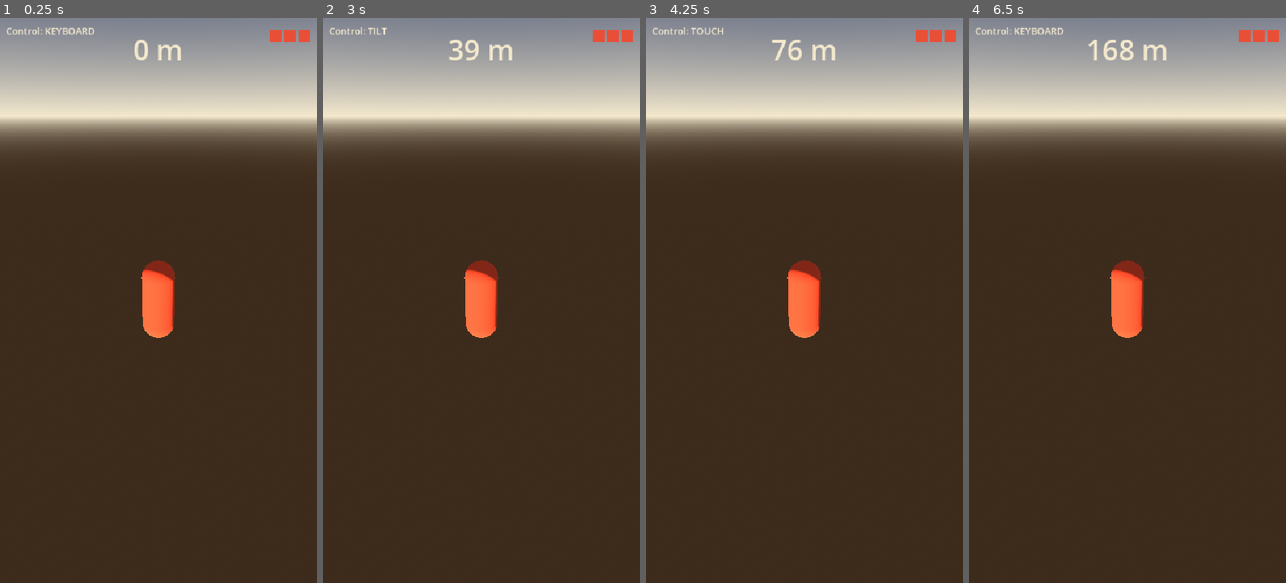
Above: before the commit, frames 1-4 (left to right).
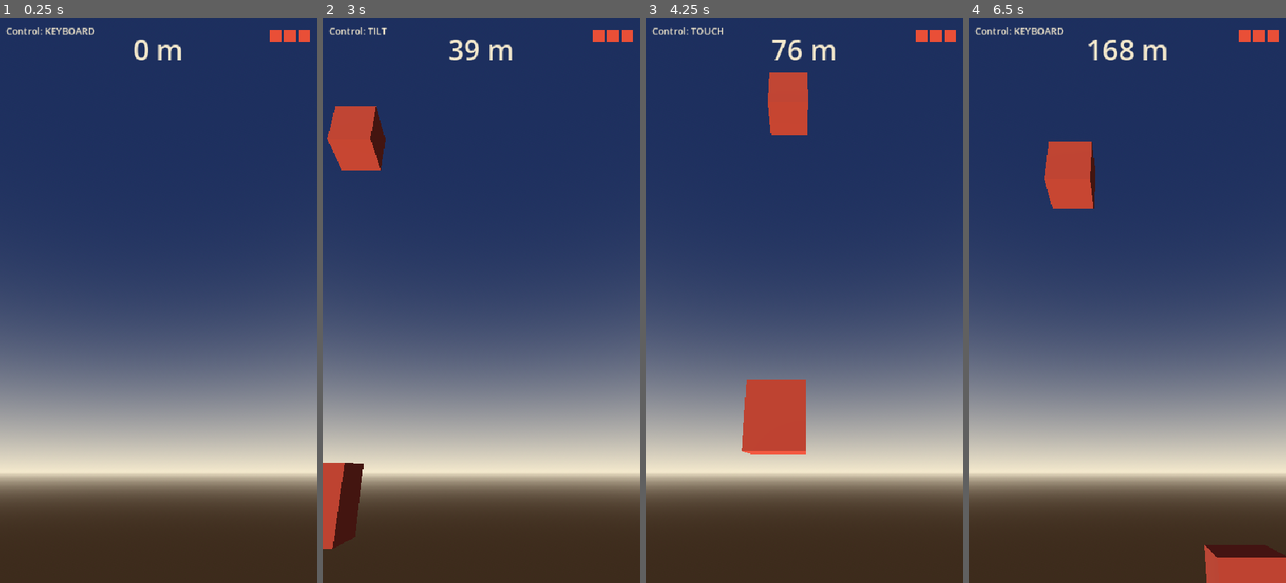
Above: after the commit, the same moments.

Repository: quvntvn/Hyperdive
Game: Godot game, scene res://scenes/game/main_game.tscn
The game is run twice, just before and just after one commit, with the same random seed, the same clock (stepped at 60 frames per second) and the same inputs.
Inputs (mouse positions are in pixels of both pictures, inside the frame that each line leads up to):
- Up to frame 1 (0.25 s): no input
- Up to frame 2 (3 s): tap Enter at 0.5 s; move the mouse to (551, 272) at 0.52 s; hold D (move_right) 0.53-1.25 s; tap 1 at 0.6 s; click (551, 272) at 0.67 s; drag from (418, 328) to (465, 413) at 1.27 s; move the mouse to (513, 176) at 2.02 s; hold D (move_right) 2.03-2.75 s; tap 3 at 2.1 s; drag from (465, 413) to (386, 215) at 2.77 s
- Up to frame 3 (4.25 s): move the mouse to (899, 385) at 3.52 s; hold A (move_left) from 3.53 s (still down); tap 2 at 3.6 s
- Up to frame 4 (6.5 s): release A (move_left) at 4.25 s; drag from (1032, 215) to (1079, 159) at 4.27 s; move the mouse to (1143, 300) at 5.02 s; hold A (move_left) 5.03-5.75 s; tap 1 at 5.1 s; click (1143, 300) at 5.17 s; drag from (1079, 159) to (1064, 328) at 5.77 s

The runs differ from the first frame. In frame 1, 86% of the frame differs, in the area x 0-100%, y 0-87%; in frame 2, 85%; in frame 3, 86%; in frame 4, 87%, in the area x 0-100%, y 0-100%.

Commit message:
feat(camera): orientation fixe, ne suit plus que Y, pas de look_at
Suppression du look_at() qui faisait tanguer la vue lors des dérives latérales.
La caméra ne met à jour que global_position.y. X et Z restent fixes (0, 3, 6).
Camera3D dans main_game.tscn corrigée : pitch -25° (Transform3D row-major)
pour voir le couloir devant le joueur pendant la chute.
offset par défaut mis à Vector3(0, 3, 0) — seule la composante Y est utilisée.

Co-Authored-By: Claude Sonnet 4.6 <noreply@anthropic.com>

Diff:
--- a/hyperdive/scenes/game/main_game.tscn
+++ b/hyperdive/scenes/game/main_game.tscn
@@ -6,6 +6,7 @@
 [ext_resource type="Script" path="res://scripts/gameplay/obstacle_spawner.gd" id="SpawnerScript"]
 [ext_resource type="PackedScene" path="res://scenes/obstacles/obstacle_box.tscn" id="ObstacleBoxScene"]
 [ext_resource type="PackedScene" path="res://scenes/ui/game_hud.tscn" id="GameHUDScene"]
+[ext_resource type="PackedScene" path="res://scenes/gameplay/corridor_walls.tscn" id="CorridorWallsScene"]
 
 [sub_resource type="ProceduralSkyMaterial" id="ProceduralSkyMaterial_1"]
 sky_top_color = Color(0.122, 0.188, 0.369, 1)
@@ -37,8 +38,11 @@
 
 [node name="Player" parent="." instance=ExtResource("PlayerScene")]
 
+[node name="CorridorWalls" parent="." instance=ExtResource("CorridorWallsScene")]
+target_path = NodePath("../Player")
+
 [node name="Camera3D" type="Camera3D" parent="."]
-transform = Transform3D(1, 0, 0, 0, 1, 0, 0, 0, 1, 0, 3, 6)
+transform = Transform3D(1, 0, 0, 0, 0.9063, -0.4226, 0, 0.4226, 0.9063, 0, 3, 6)
 script = ExtResource("FollowCameraScript")
 target_path = NodePath("../Player")
 
--- a/hyperdive/scripts/gameplay/follow_camera.gd
+++ b/hyperdive/scripts/gameplay/follow_camera.gd
@@ -2,7 +2,7 @@
 class_name FollowCamera
 
 @export var target: Node3D
-@export var offset: Vector3 = Vector3(0.0, 3.0, 6.0)
+@export var offset: Vector3 = Vector3(0.0, 3.0, 0.0)
 @export var target_path: NodePath
 
 func _ready() -> void:
@@ -14,5 +14,4 @@
 func _process(_delta: float) -> void:
 	if target == null:
 		return
-	global_position = target.global_position + offset
-	look_at(target.global_position, Vector3.UP)
+	global_position.y = target.global_position.y + offset.y
Not shown: 1 places in hyperdive/scenes/game/main_game.tscn that only renumber resources
